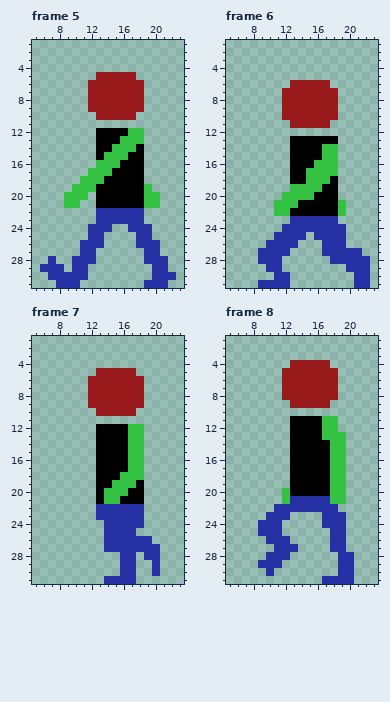
Two versions of one pixel-art file, assets/Actor/NPC/Mechanic.ase. That is the earlier state.
32x32 pixels, 8 frames. Pixels under 10% opacity are left out. Shown: frame 5: x 5..23, y 1..31; frame 6: x 5..23, y 1..31; frame 7: x 5..23, y 1..31; frame 8: x 5..23, y 1..31. The commit also changed other frames, which this record leaves out.
And afterwards:
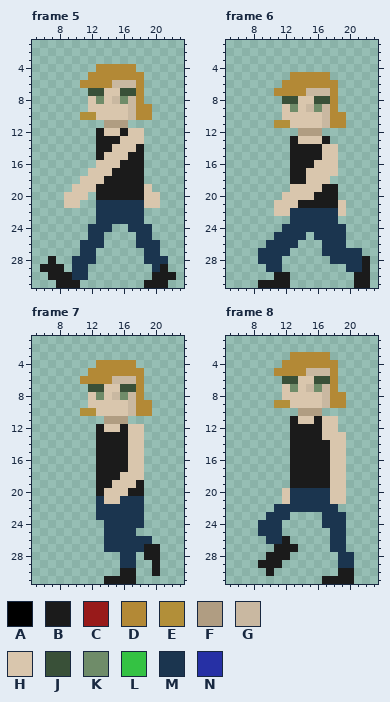
Palette (. is transparent): A #000000  B #1b1b1b  C #981a1a  D #b38936  E #b28f39  F #b09d82  G #c9b8a1  H #d9c6ad  J #395038  K #6f8c69  L #34c243  M #1b354f  N #2630a5
Change:
layer "walk" now shown
layer "skeleton walk" now hidden
layer "skeleton walk hands Copy" now hidden
Changed rows in their new state; - is an unchanged pixel.
Frame 5:
first column x 6:
 4 -------DDDDD-----
 5 ------DDDDDDD----
 6 -----DDDDGGGD----
 7 ------JJHHJJD----
 8 ------HKHGKGD----
 9 ------HHHHHGDD---
10 -----EEHHHHGDD---
11 --------FFF------
12 -------BHHBHH----
13 -------BBBHHH----
14 -------BBHHHB----
15 -------BHHHBB----
16 -------HHHBBB----
17 ------HHHBBBB----
18 -----HHHBBBBB----
19 ----HHHBBBBBBH---
20 ---HHH-BBBBBBHH--
21 ---HH--MMMMMMHH--
22 -------MMMMMM----
23 -------MMMMMM----
24 ------MMM--MMM---
25 ------MM----MM---
26 -----MMM----MMM--
27 -----MM------MM--
28 -B--MMM------MMM-
29 BBB-MM--------MB-
30 -BBBMM--------BBB
31 --BBB--------BBB-
Frame 6:
first column x 9:
 5 ----DDDDD-----
 6 ---DDDDDDD----
 7 --DDDDGGGD----
 8 ---JJHHJJD----
 9 ---HKHGKGD----
10 ---HHHHHGDD---
11 --EEHHHHGDD---
12 -----FFF------
13 ----BHHHB.----
14 ----BBBBHH----
15 ----BBBBHH----
16 ----BBBHHH----
17 ----BBHHHH----
18 ----BBHHH.----
19 ----HHHHBB----
20 ---HHHHBBB----
21 --HHHBBBBBH---
22 --HHMMMMMMH---
23 ----MMMMMM----
24 ---MMMMMMMM---
25 --MMMM-MMMM---
26 -MMMM---MMM---
27 MMMM----MMMMM-
28 MMM------MMMMB
29 -MM--------MMB
30 --BB--------BB
31 BBBB--------BB
Frame 7:
first column x 11:
 4 --DDDDD---
 5 -DDDDDDD--
 6 DDDDGGGD--
 7 -JJHHJJD--
 8 -HKHGKGD--
 9 -HHHHHGDD-
10 EEHHHHGDD-
11 ---FFF----
12 --BHHBHH--
13 --BBBBHH--
14 --BBBBHH--
15 --BBBBHH--
16 --BBBBHH--
17 --BBBBHH--
18 --BBBHHH--
19 --BBHHHB--
20 --BHHHBB--
21 --MHHMMM--
22 --MMMMMM--
23 --MMMMMM--
24 ---MMMMM--
25 ---MMMM---
26 ---MMMMMM-
27 ---MMMMMBB
28 -----MM-BB
29 -----MM--B
30 -----BB--B
31 ---BBBB---
Frame 8:
first column x 9:
 3 ----DDDDD---
 4 ---DDDDDDD--
 5 --DDDDGGGD--
 6 ---JJHHJJD--
 7 ---HKHGKGD--
 8 ---HHHHHGDD-
 9 --EEHHHHGDD-
10 -----FFF----
11 ----BHHBHH--
12 ----BBBBHH--
13 ----BBBBHHH-
14 ----BBBBBHH-
15 ----BBBBBHH-
16 ----BBBBBHH-
17 ----BBBBBHH-
18 ----BBBBBHH-
19 ----BBBBBHH-
20 ---HMMMMMHH-
21 ---HMMMMMHH-
22 --MMMMMMMM--
23 -MMM----MMM-
24 MMM-----MMM-
25 MMM------MM-
26 -MMB-----MM-
27 --BBB----MM-
28 -BBB------MM
29 BBB-------MM
30 -B--------BB
31 --------BBBB
Where, in picture pixels (left, top, right, bottom), the same in both pictures:
changed: (40, 64, 176, 288)
changed: (258, 72, 370, 288)
changed: (80, 360, 160, 584)
changed: (258, 352, 354, 584)
